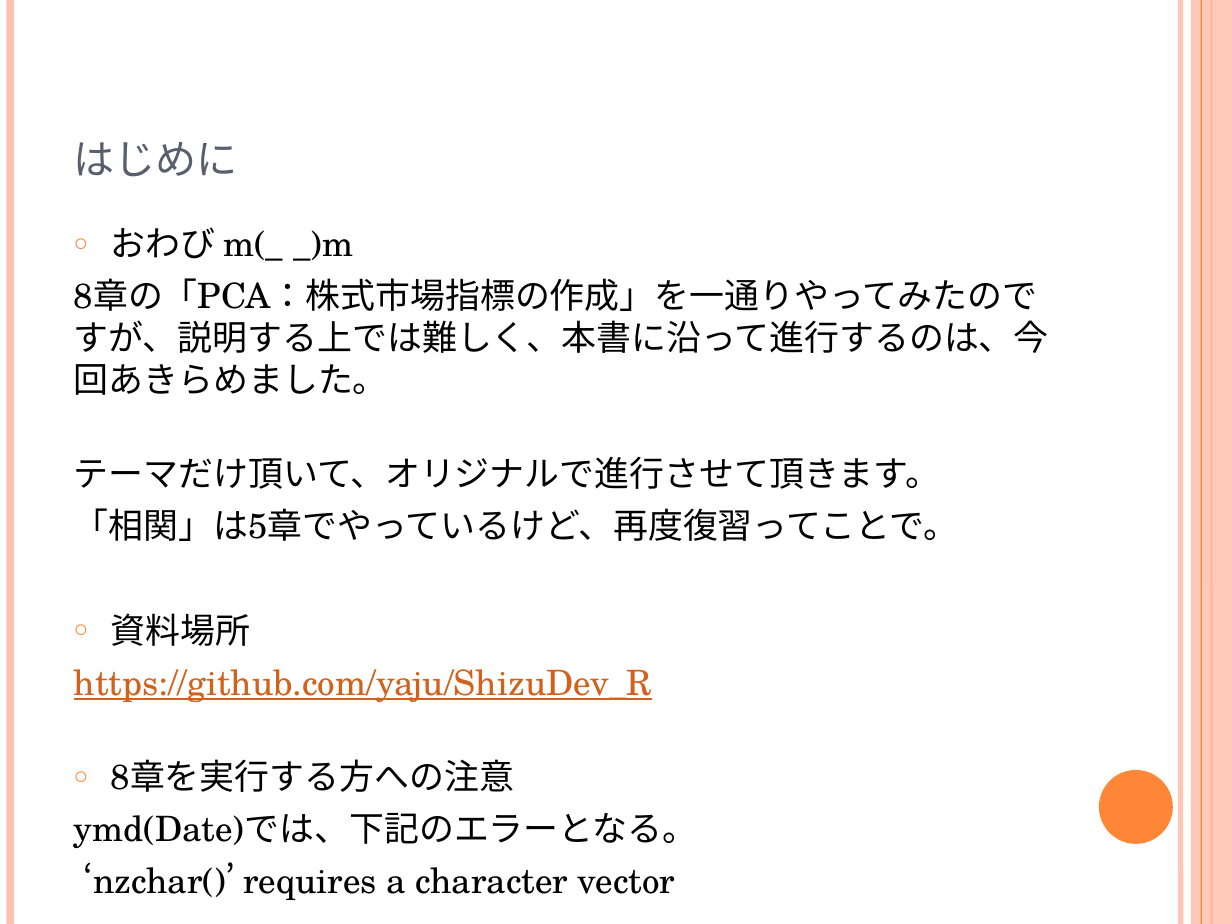
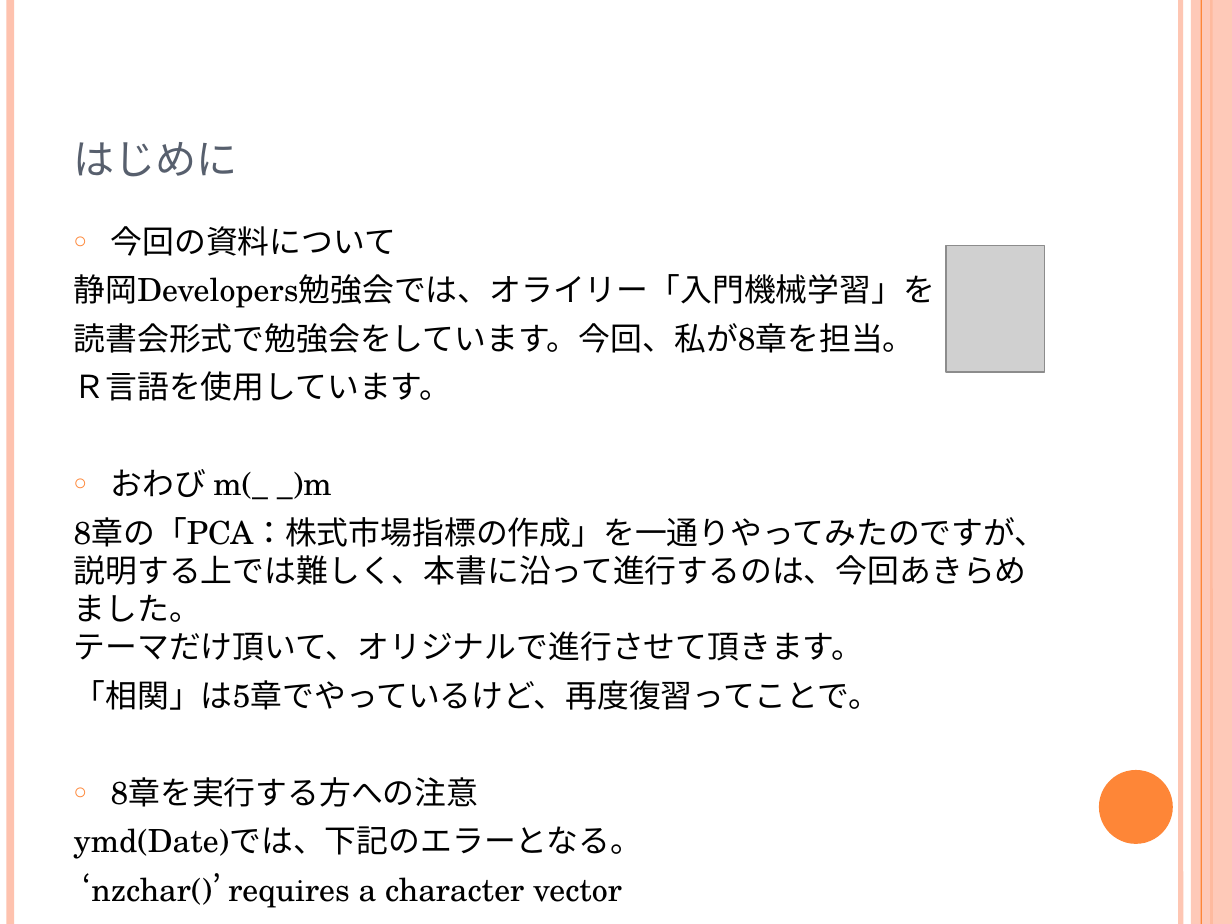
Before and after one commit to yaju/ShizuDev_R, a slide deck: slide 2 of 入門機械学習.pptx. Drawn at 1232x924 pixels with LibreOffice and Linux fonts; fonts in the diff are those of the drawing; grey boxes stand for pictures. Boxes give left, top, right and bottom in pixels: in the first picture for what was removed or moved away, otherwise in the second. Text is boxed around its words. In the diff, an @@ line names an element or a change of style, - is before the commit and + after.

```diff
--- a/入門機械学習.pptx
+++ b/入門機械学習.pptx
@@ text at bbox=[74, 226, 935, 401]: paragraphs added @@
+○ 今回の資料について
+静岡Developers勉強会では、オライリー「入門機械学習」を
+読書会形式で勉強会をしています。今回、私が8章を担当。
+Ｒ言語を使用しています。
@@ picture added at bbox=[946, 246, 1045, 372] @@
@@ text at bbox=[74, 469, 880, 859]: size 20.4 to 18.6 pt in "おわび m(_ _)m", "「相関」は5章でやっているけど、再度復習ってことで。", "8章を実行する方への注意", "ymd(Date)では、下記のエラーとなる。" and 1 more places @@
@@ text at bbox=[74, 517, 1047, 661]: text changed; size 20.4 to 18.6 pt @@
-8章の「PCA：株式市場指標の作成」を一通りやってみたのですが、説明する上では難しく、本書に沿って進行するのは、今回あきらめました。
-テーマだけ頂いて、オリジナルで進行させて頂きます。
+8章の「PCA：株式市場指標の作成」を一通りやってみたのですが、説明する上では難しく、本書に沿って進行するのは、今回あきらめました。
+テーマだけ頂いて、オリジナルで進行させて頂きます。
@@ text at bbox=[74, 613, 652, 702]: paragraphs removed @@
-○ 資料場所
-https://github.com/yaju/ShizuDev_R
```
Also in this commit, not shown: 2 other slides changed, 2 slides added, 1 other file.
